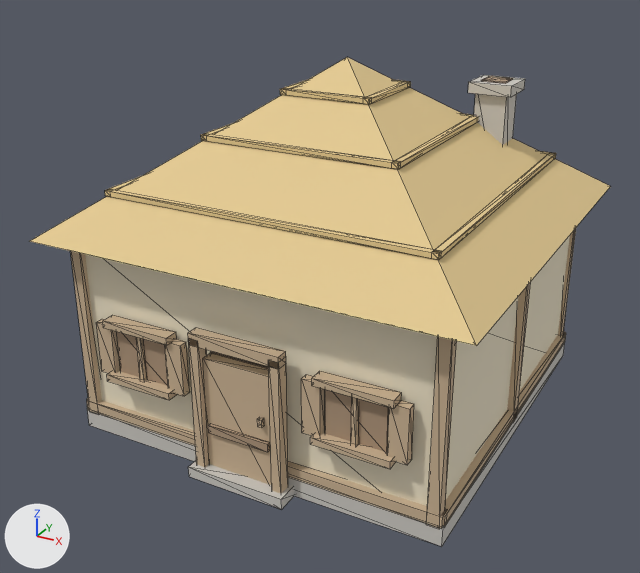
The glTF model artifacts/graphics/astra/house-hip-roof/house-hip-roof.glb: old version first, new version second.
Both versions are drawn from a 50 mm lens placed at (2.8, -2.51, 2.29), pointed at (0.95, 0.84, 0.62). Lighting does not change. The marker at lower left points along +X, +Y and +Z. The older version comes first. Mesh edges are drawn as thin lines. Where no turn or scale is listed for an object, it has been applied to the vertices. Vertices at exactly the same position are counted once.

Before the edit, the objects in view are built like this:
```python
me_house_hip_roof_roof = bpy.data.meshes.new('house-hip-roof_roof')
me_house_hip_roof_roof.from_pydata(...)  # 101 vertices, 150 faces; spans x -1.0..1.0, y -1.0..1.0, z -0.35..0.35
me_house_hip_roof_roof.materials.append(mat_roof)  # beige #e5cb93
me_house_hip_roof_stone = bpy.data.meshes.new('house-hip-roof_stone')
me_house_hip_roof_stone.from_pydata(...)  # 32 vertices, 44 faces; spans x -0.89..0.89, y -0.99..0.89, z -0.05..1.47
me_house_hip_roof_stone.materials.append(mat_stone)  # light grey #cdc9c2
me_house_hip_roof_window = bpy.data.meshes.new('house-hip-roof_window')
me_house_hip_roof_window.from_pydata(...)  # 48 vertices, 72 faces; spans x -0.38..1.17, y -0.07..1.45, z -0.47..1.05
me_house_hip_roof_window.materials.append(mat_window)  # beige #ad947a
me_house_hip_roof_wood = bpy.data.meshes.new('house-hip-roof_wood')
me_house_hip_roof_wood.from_pydata(...)  # 264 vertices, 362 faces; spans x -0.1..1.75, y -0.09..1.76, z -0.51..0.45
me_house_hip_roof_wood.materials.append(mat_wood)  # beige #ccb494
ob_house_hip_roof_roof = bpy.data.objects.new('house-hip-roof_roof', me_house_hip_roof_roof)
ob_house_hip_roof_roof.location = (1.0, 1.0, 1.3)
ob_house_hip_roof_stone = bpy.data.objects.new('house-hip-roof_stone', me_house_hip_roof_stone)
ob_house_hip_roof_stone.location = (1.0, 1.0, 0.047)
ob_house_hip_roof_window = bpy.data.objects.new('house-hip-roof_window', me_house_hip_roof_window)
ob_house_hip_roof_window.location = (0.483, 0.12, 0.467)
ob_house_hip_roof_wood = bpy.data.objects.new('house-hip-roof_wood', me_house_hip_roof_wood)
ob_house_hip_roof_wood.location = (0.15, 0.133, 0.507)
# also in view: 'house-hip-roof_door' at (1.0, 0.08, 0.28); 'house-hip-roof_plaster' at (1.0, 1.0, 0.47)
```
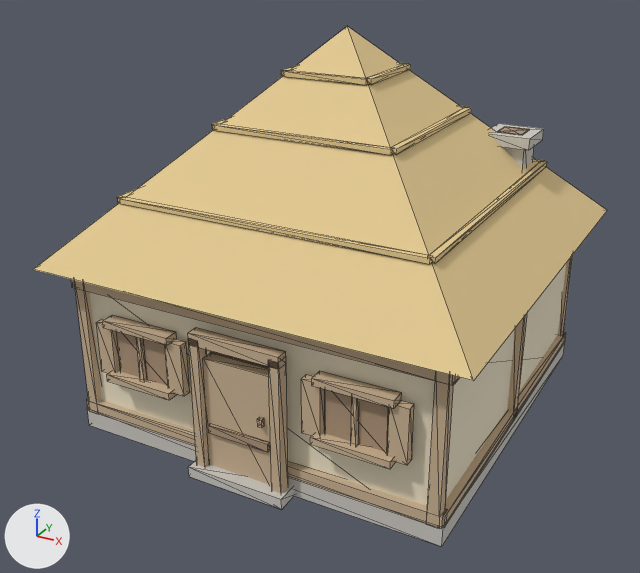
Where the newer file only moved an object's origin or applied its transform, the numbers keep the older frame.

Changed parts and their boxes (x1, y1, x2, y2) in the pictures (640 x 573 px; the box of a moved part takes in the faces that stretch with it):
'house-hip-roof_roof', reshaped (22% taller)
    before: (30, 57, 610, 346)
    after: (33, 26, 607, 380)
'house-hip-roof_wood', reshaped (9% shorter)
    before: (70, 228, 576, 528)
    after: (71, 255, 573, 528)
'house-hip-roof_stone', reshaped (10% shorter)
    before: (87, 75, 565, 547)
    after: (87, 123, 565, 547)
part 1 of me_house_hip_roof_roof, moved or reshaped
    before: (30, 57, 610, 346)
    after: (33, 26, 607, 380)
part 2 of me_house_hip_roof_roof, moved or reshaped
    before: (105, 189, 440, 260)
    after: (118, 196, 432, 264)
part 3 of me_house_hip_roof_roof, moved or reshaped
    before: (106, 175, 143, 191)
    after: (118, 189, 136, 198)
part 4 of me_house_hip_roof_roof, moved or reshaped
    before: (434, 153, 556, 260)
    after: (429, 161, 547, 264)
part 5 of me_house_hip_roof_roof, moved or reshaped
    before: (201, 133, 398, 169)
    after: (213, 124, 393, 155)
part 6 of me_house_hip_roof_roof, moved or reshaped
    before: (201, 123, 232, 135)
    after: (212, 118, 228, 129)
part 7 of me_house_hip_roof_roof, moved or reshaped
    before: (394, 115, 479, 169)
    after: (391, 107, 471, 155)
part 8 of me_house_hip_roof_roof, moved or reshaped
    before: (280, 88, 371, 104)
    after: (282, 70, 368, 85)
part 9 of me_house_hip_roof_roof, moved or reshaped
    before: (281, 80, 307, 89)
    after: (281, 65, 297, 76)
part 10 of me_house_hip_roof_roof, moved or reshaped
    before: (367, 82, 411, 104)
    after: (365, 64, 411, 85)
part 11 of me_house_hip_roof_stone, moved or reshaped
    before: (474, 94, 517, 145)
    after: (505, 147, 534, 169)
part 12 of me_house_hip_roof_stone, moved or reshaped
    before: (468, 75, 525, 97)
    after: (491, 123, 544, 150)
part 13 of me_house_hip_roof_wood, moved or reshaped (mostly hidden)
    before: (70, 228, 576, 528)
    after: (75, 255, 573, 526)

The change, as a list of edits to the scene's bpy script:
```text
Change me_house_hip_roof_roof:
    used by ob_house_hip_roof_roof; location = (1.0, 1.0, 1.3)
    remove me_house_hip_roof_roof.from_pydata(...)  # 101 vertices, 150 faces; spans x -1.0..1.0, y -1.0..1.0, z -0.35..0.35
    add me_house_hip_roof_roof.from_pydata(...)  # 101 vertices, 150 faces; spans x -1.0..1.0, y -1.0..1.0, z -0.48..0.48
    me_house_hip_roof_roof part 1: the loose piece of 5 vertices spanning x -1.0..1.0, y -1.0..1.0, z -0.35..0.35 is scaled about its middle by (1, 1, 1.37)
    me_house_hip_roof_roof part 2: the loose piece of 8 vertices spanning x -0.76..0.76, y -0.77..-0.74, z -0.18..-0.16 is scaled about its middle by (0.945, 1, 1), then moved by (0.0, 0.03, -0.04)
    me_house_hip_roof_roof part 3: the loose piece of 8 vertices spanning x -0.77..-0.74, y -0.76..0.76, z -0.18..-0.16 is scaled about its middle by (1, 0.945, 1), then moved by (0.03, 0.0, -0.04)
    me_house_hip_roof_roof part 4: the loose piece of 8 vertices spanning x 0.74..0.77, y -0.76..0.76, z -0.18..-0.16 is scaled about its middle by (1, 0.945, 1), then moved by (-0.03, 0.0, -0.04)
    me_house_hip_roof_roof part 5: the loose piece of 8 vertices spanning x -0.46..0.46, y -0.47..-0.44, z 0.03..0.06 is scaled about its middle by (0.91, 1, 1), then moved by (0.0, 0.03, 0.04)
    me_house_hip_roof_roof part 6: the loose piece of 8 vertices spanning x -0.47..-0.44, y -0.46..0.46, z 0.03..0.06 is scaled about its middle by (1, 0.91, 1), then moved by (0.03, 0.0, 0.04)
    me_house_hip_roof_roof part 7: the loose piece of 8 vertices spanning x 0.44..0.46, y -0.46..0.46, z 0.03..0.06 is scaled about its middle by (1, 0.91, 1), then moved by (-0.03, 0.0, 0.04)
    me_house_hip_roof_roof part 8: the loose piece of 8 vertices spanning x -0.21..0.21, y -0.21..-0.18, z 0.21..0.23 is moved by (0.0, 0.0, 0.08)
    me_house_hip_roof_roof part 9: the loose piece of 8 vertices spanning x -0.21..-0.18, y -0.21..0.21, z 0.21..0.23 is moved by (0.0, 0.0, 0.08)
    me_house_hip_roof_roof part 10: the loose piece of 8 vertices spanning x 0.18..0.21, y -0.21..0.21, z 0.21..0.23 is moved by (0.0, 0.0, 0.08)
    other edits to the shape of me_house_hip_roof_roof do not show in these pictures
Change me_house_hip_roof_stone:
    used by ob_house_hip_roof_stone; location = (1.0, 1.0, 0.047)
    remove me_house_hip_roof_stone.from_pydata(...)  # 32 vertices, 44 faces; spans x -0.89..0.89, y -0.99..0.89, z -0.05..1.47
    add me_house_hip_roof_stone.from_pydata(...)  # 32 vertices, 44 faces; spans x -0.89..0.89, y -0.99..0.89, z -0.05..1.23
    me_house_hip_roof_stone part 11: the loose piece of 8 vertices spanning x 0.44..0.59, y 0.44..0.59, z 0.89..1.45 is scaled about its middle by (1.11, 1.11, 0.676), then moved by (0.08, 0.05, -0.16)
    me_house_hip_roof_stone part 12: the loose piece of 8 vertices spanning x 0.42..0.62, y 0.42..0.62, z 1.42..1.47 is scaled about its middle by (1.11, 1.11, 1.07), then moved by (0.08, 0.05, -0.24)
Change me_house_hip_roof_wood:
    used by ob_house_hip_roof_wood; location = (0.15, 0.133, 0.507)
    remove me_house_hip_roof_wood.from_pydata(...)  # 264 vertices, 362 faces; spans x -0.1..1.75, y -0.09..1.76, z -0.51..0.45
    add me_house_hip_roof_wood.from_pydata(...)  # 264 vertices, 370 faces; spans x -0.1..1.75, y -0.09..1.76, z -0.51..0.27
    me_house_hip_roof_wood part 13
    32 vertices in x -0.04..1.75, y -0.03..1.76, z 0.39..0.45 move by (0.0, 0.0, -0.18)
    28 vertices in x -0.04..1.74, y -0.03..1.76, z 0.43 move by (0.0, 0.0, -0.17)
    8 vertices in x -0.04..1.74, y 0.84..0.89, z -0.43 move by (0.0, 0.0, 0.01)
    8 new faces join them
```
